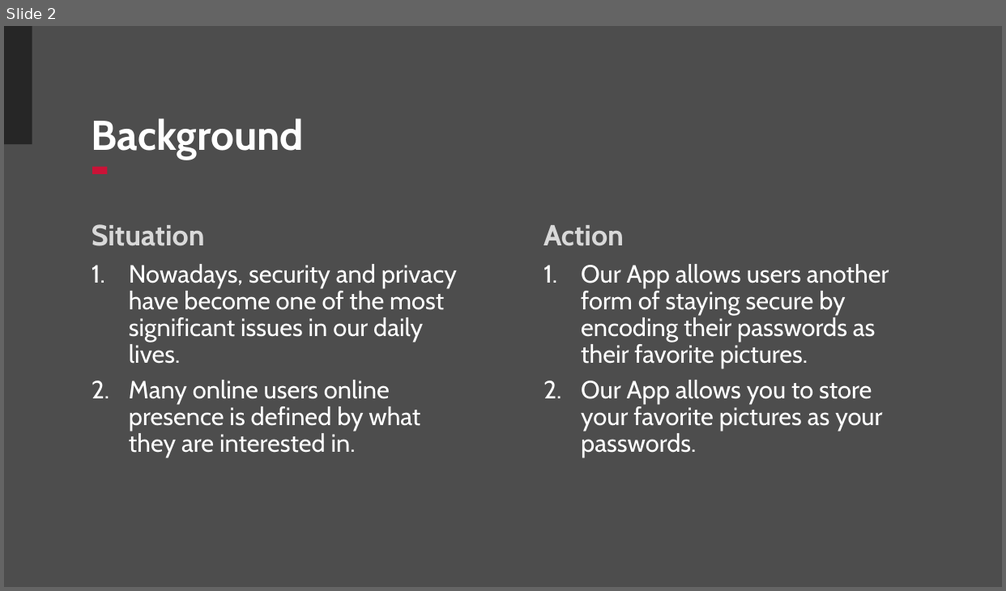
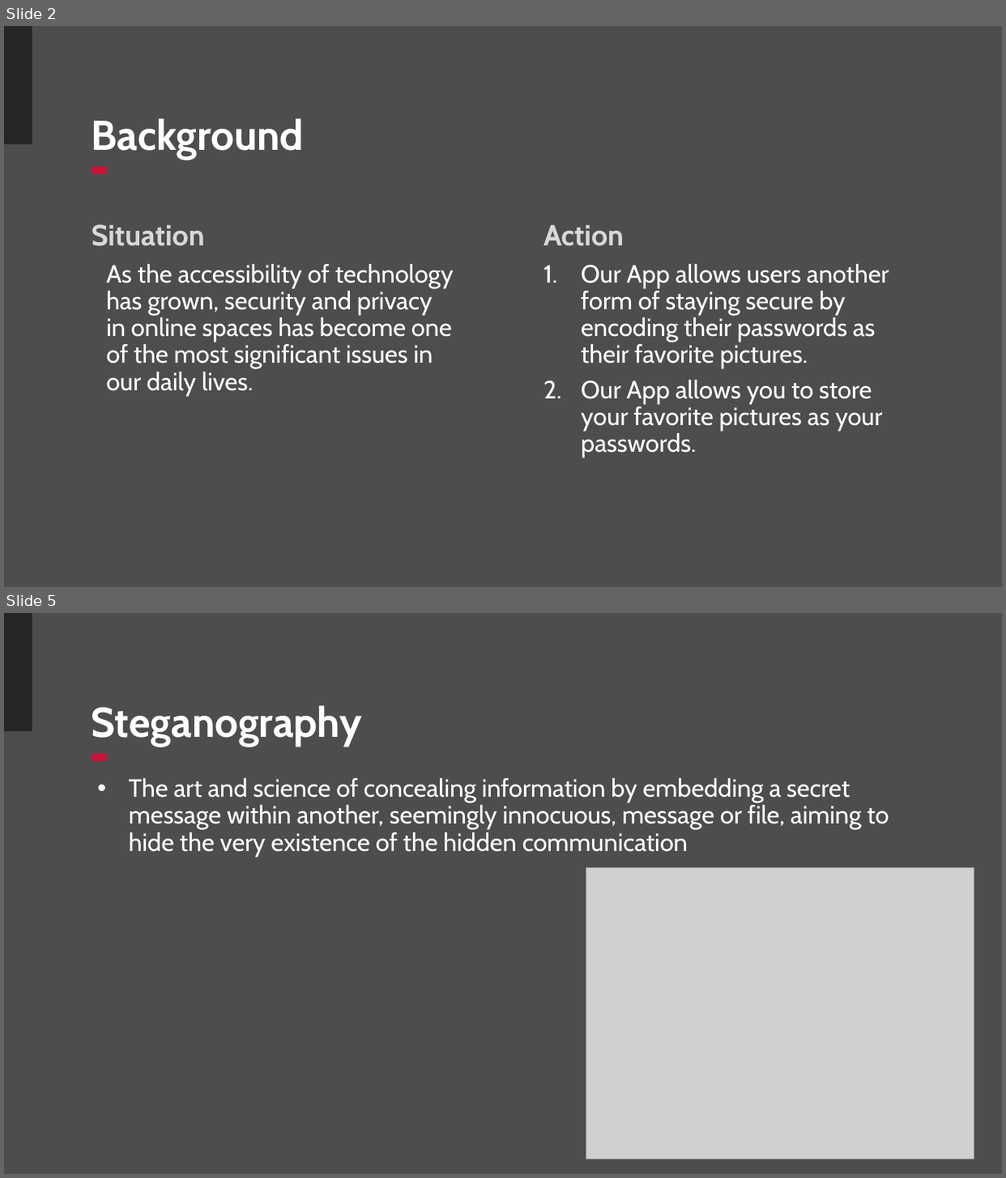
Before and after one commit to nhannguyen111/Steganography-Image-Password, a slide deck: Hackathon 2025 IMGPASS.pptx. Shown one above the other, each under a label of ours: slide 2 before the commit, slides 2 and 5 after it; the slides between them are not shown. The pictures are 1006x591 and 1006x1178 pixels, drawn with LibreOffice and Linux fonts; fonts in the diff are those of the drawing; grey boxes stand for pictures; background and template pictures are left out. Boxes give left, top, right and bottom in pixels: in the first picture for what was removed or moved away, otherwise in the second. Text is boxed around its words. In the diff, an @@ line names an element or a change of style, - is before the commit and + after.

```diff
--- a/Hackathon 2025 IMGPASS.pptx
+++ b/Hackathon 2025 IMGPASS.pptx
@@ slide 5 added at (x1=4, y1=613, x2=1002, y2=1174), background #4D4D4D; not listed: 2 template elements that a slide beside it also shows @@
@@ title added at (x1=91, y1=705, x2=362, y2=746), 40 pt, text #FFFFFF, bold @@
+Steganography
@@ text added at (x1=129, y1=778, x2=889, y2=856), 24 pt, text #FFFFFF @@
+• The art and science of concealing information by embedding a secret message within another, seemingly innocuous, message or file, aiming to hide the very existence of the hidden communication
@@ picture added at (x1=586, y1=868, x2=974, y2=1160) @@
@@ slide 2 changed as well @@
@@ text at (x1=106, y1=264, x2=454, y2=395): text changed @@
-1. Nowadays, security and privacy have become one of the most significant issues in our daily lives.
-2. Many online users online presence is defined by what they are interested in.
+As the accessibility of technology has grown, security and privacy in online spaces has become one of the most significant issues in our daily lives.
```
Also in this commit, not shown: 7 other slides added, 5 slides removed, 1 other file.
